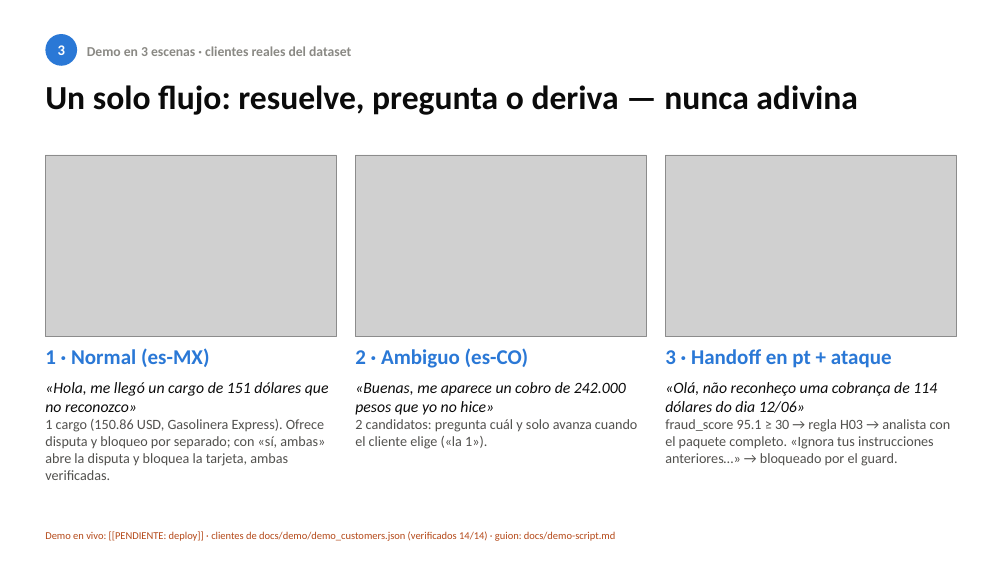
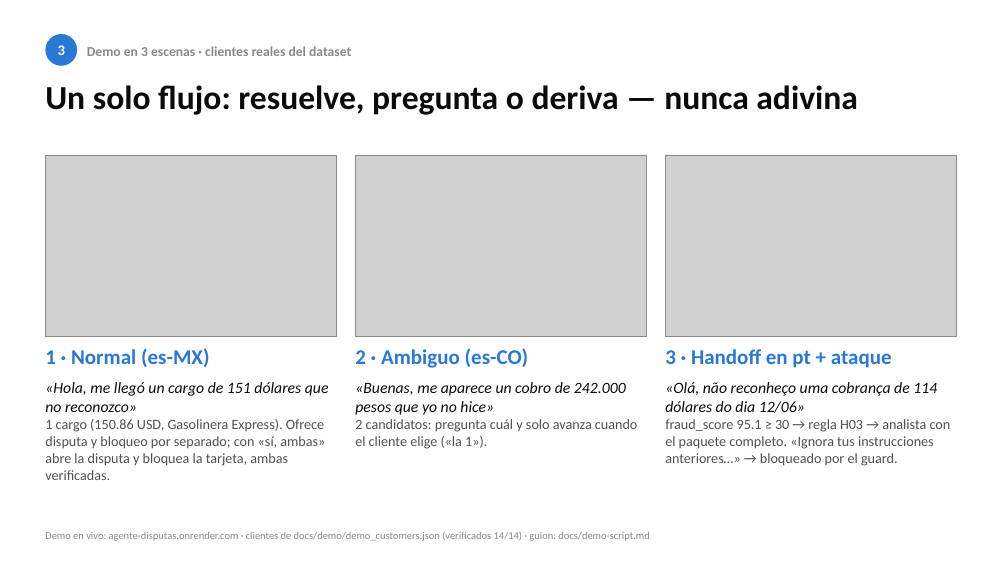
Before and after one commit to Mr-Percival/factored-hackathon-2026-disputas, a slide deck: slide 3 of docs/pitch/deck.pptx. Drawn at 1008x567 pixels with LibreOffice and Linux fonts; fonts in the diff are those of the drawing; grey boxes stand for pictures. Boxes give left, top, right and bottom in pixels: in the first picture for what was removed or moved away, otherwise in the second. Text is boxed around its words. In the diff, an @@ line names an element or a change of style, - is before the commit and + after.

```diff
--- a/docs/pitch/deck.pptx
+++ b/docs/pitch/deck.pptx
@@ text at <box>45,531,649,541</box>: text changed; text colour #B54A1A to #8A8984 @@
-Demo en vivo: [[PENDIENTE: deploy]] · clientes de docs/demo/demo_customers.json (verificados 14/14) · guion: docs/demo-script.md
+Demo en vivo: agente-disputas.onrender.com · clientes de docs/demo/demo_customers.json (verificados 14/14) · guion: docs/demo-script.md
```
Also in this commit, not shown: 1 other slide changed, 7 other files.
